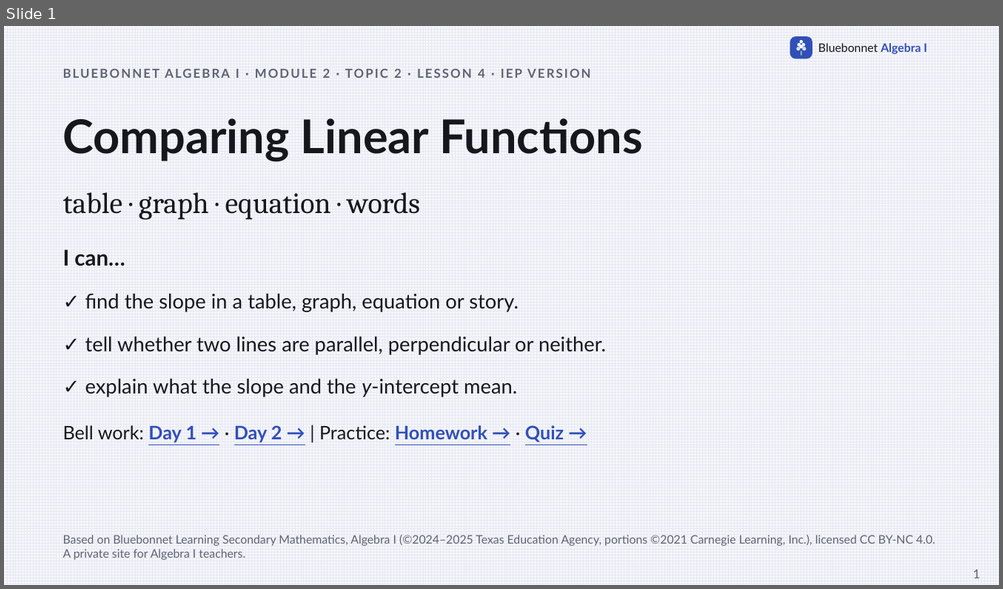
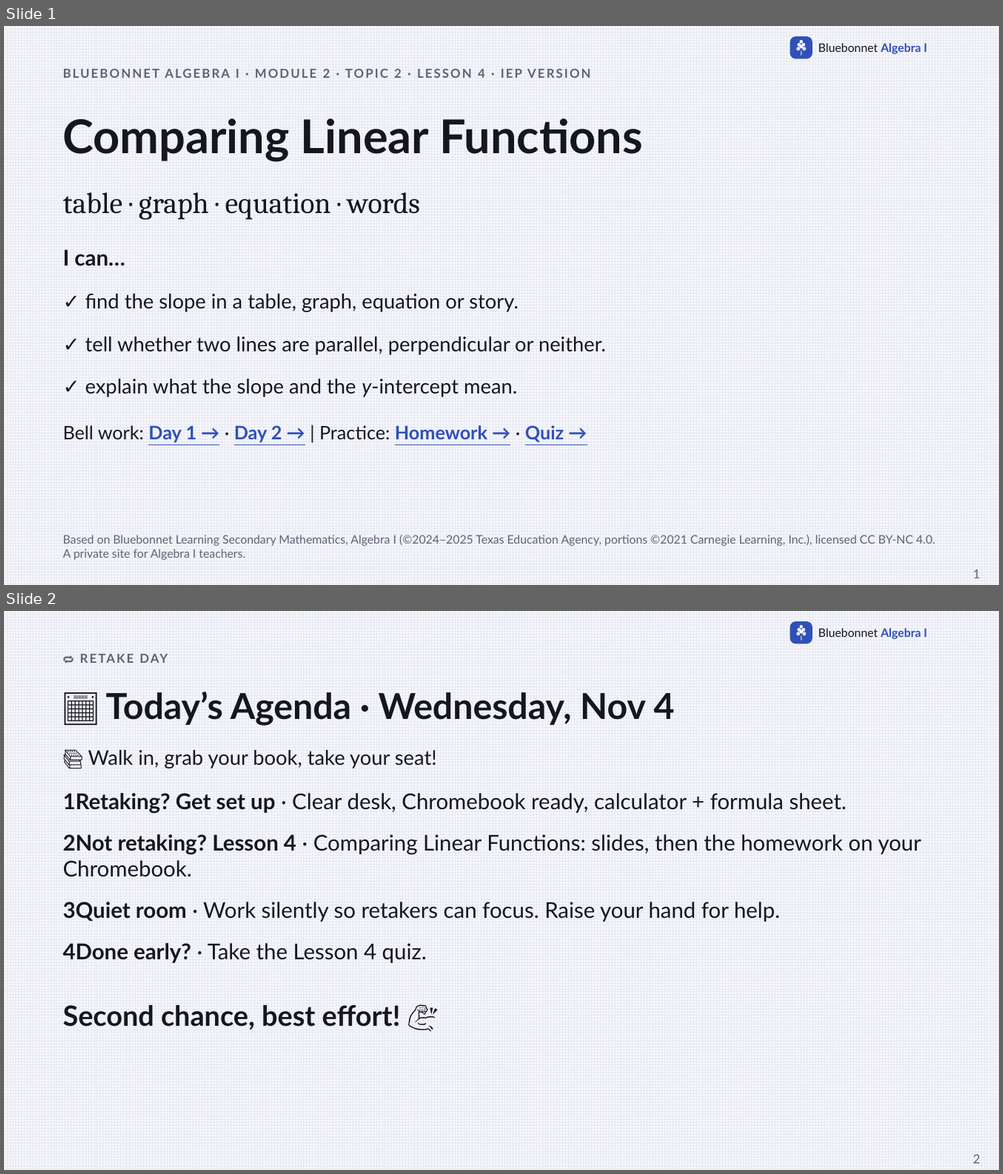
Before and after one commit to Apolloat2022/Algebra1M2U1L4, a slide deck: IEP/t2-lesson4-comparing-linear-functions-IEP.pptx. Shown one above the other, each under a label of ours: slide 1 before the commit, slides 1 and 2 after it. The pictures are 1003x589 and 1003x1174 pixels, drawn with LibreOffice and Linux fonts; fonts in the diff are those of the drawing. Boxes give left, top, right and bottom in pixels: in the first picture for what was removed or moved away, otherwise in the second. Text is boxed around its words. In the diff, an @@ line names an element or a change of style, - is before the commit and + after.

```diff
--- a/IEP/t2-lesson4-comparing-linear-functions-IEP.pptx
+++ b/IEP/t2-lesson4-comparing-linear-functions-IEP.pptx
@@ slide 2 added at bbox=[4, 611, 999, 1170], background pattern #E6E8F2 on #F7F7FB; not listed: 9 template elements that a slide beside it also shows @@
@@ text added at bbox=[60, 648, 942, 668], 12 pt, text #5F6272, bold @@
+🔁 RETAKE DAY
@@ text added at bbox=[106, 692, 674, 726], 34.5 pt, text #16171D, bold @@
+📅 Today’s Agenda · Wednesday, Nov 4
@@ text added at bbox=[88, 750, 437, 769], 19.5 pt, text #16171D @@
+📚 Walk in, grab your book, take your seat!
@@ text added at bbox=[63, 793, 847, 814], 21 pt, text #16171D @@
+1Retaking? Get set up · Clear desk, Chromebook ready, calculator + formula sheet.
@@ text added at bbox=[63, 834, 922, 877], 21 pt, text #16171D @@
+2Not retaking? Lesson 4 · Comparing Linear Functions: slides, then the homework on your Chromebook.
@@ text added at bbox=[63, 902, 780, 922], 21 pt, text #16171D @@
+3Quiet room · Work silently so retakers can focus. Raise your hand for help.
@@ text added at bbox=[63, 943, 427, 963], 21 pt, text #16171D @@
+4Done early? · Take the Lesson 4 quiz.
@@ text added at bbox=[63, 1005, 401, 1030], 27 pt, text #16171D, bold @@
+Second chance, best effort! 💪
@@ page number added at bbox=[973, 1155, 980, 1164], 12 pt, text #5F6272 @@
+2
```
Also in this commit, not shown: 20 other files.
